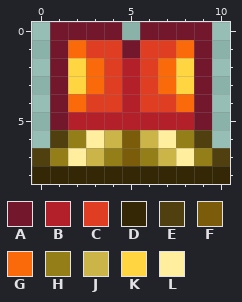
Edited in one commit: pixel-art sprite (Items/Armor/RedDamascusLeggings.png). Above, as it was before the edit.
The file is 22x18 pixels, drawn in blocks of 2x2; one block is one cell here.
Palette (. is transparent): A #73172d  B #b4202a  C #df3e23  D #332705  E #503f0f  F #7a5c0a  G #fa6a0a  H #947e18  J #ccb548  K #ffd541  L #ffee9d
Pixels before, first column x 0:
0 .AAAA.AAAA.
1 .AGCCACCGA.
2 .AKGCBCGKA.
3 .AKGCBCGKA.
4 .AGCCBCCGA.
5 .ABBBBBBBA.
6 .EHLJFJLHE.
7 EHLJHFHJLHE
8 DDDDDDDDDDD
New version:
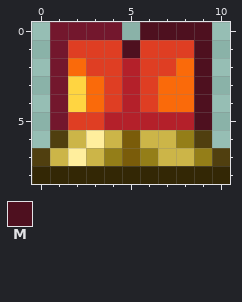
Colours new in this view: M #4e101f
Difference:
y 0: x 6..9 AAAA -> MMMM
y 1: x 2 G -> C; x 5 A -> M; x 8..9 GA -> CM
y 2: x 2..3 KG -> GC; x 7..9 GKA -> CGM
y 3: x 8..9 KA -> GM
y 4: x 2..3 GC -> KG; x 7 C -> G; x 9 A -> M
y 5: x 2..3 BB -> CC; x 9 A -> M
y 6: x 2 H -> J; x 7 L -> J
y 7: x 1 H -> J; x 8 L -> J
